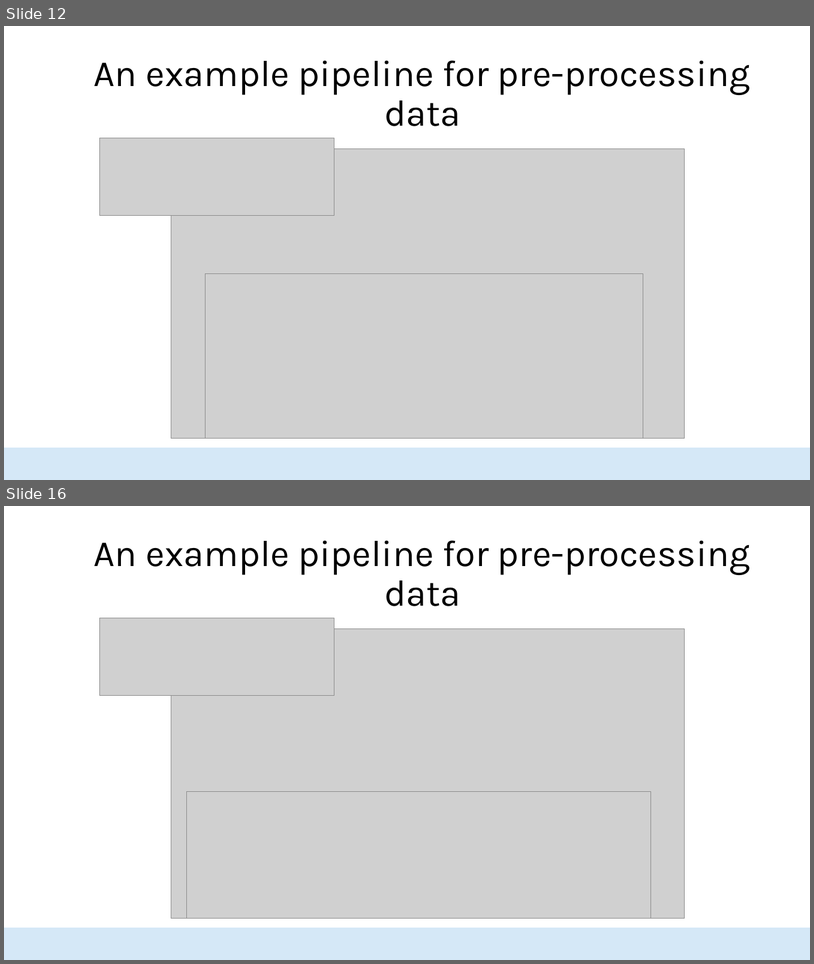
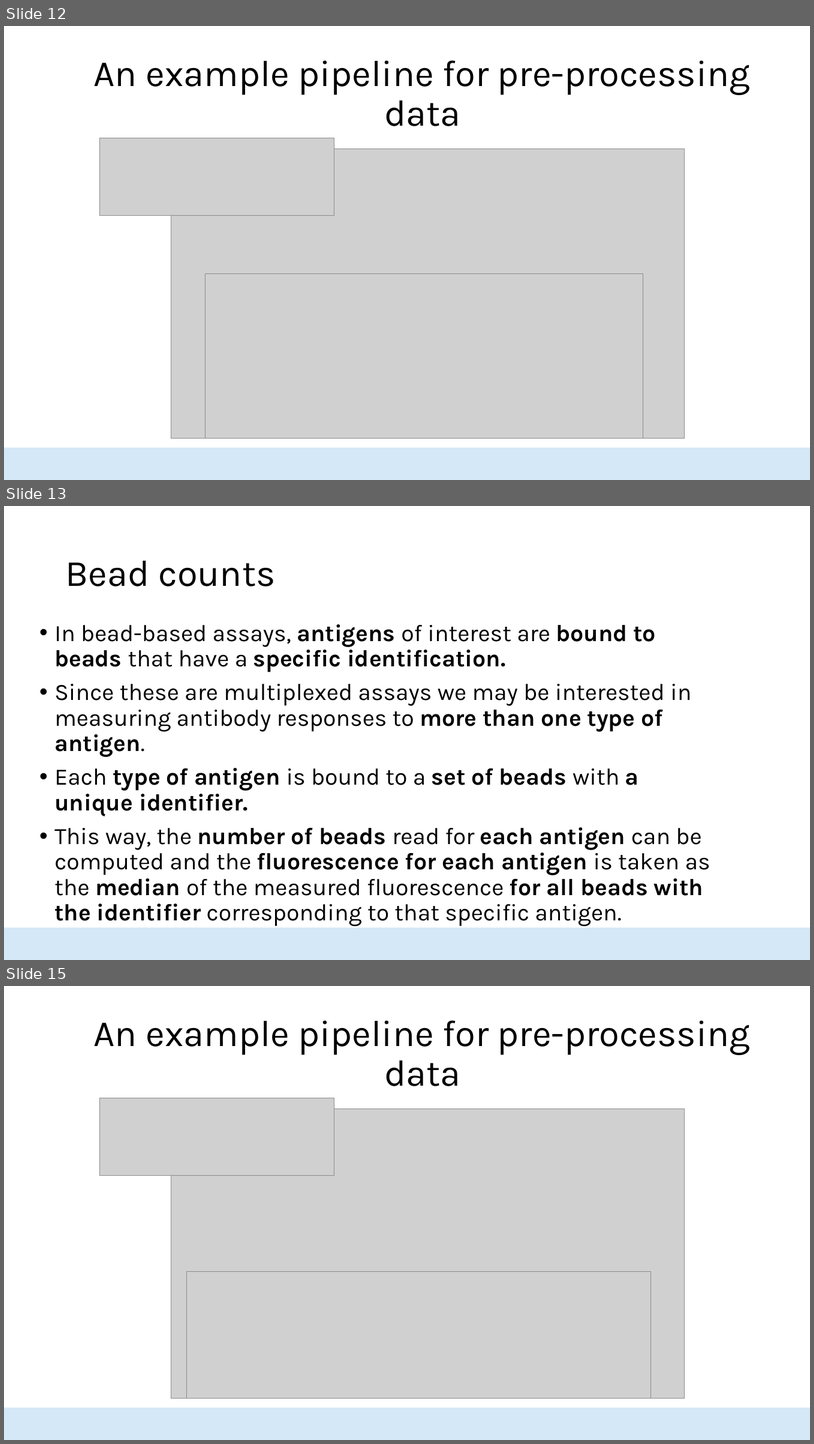
Before and after one commit to HopkinsIDD/seroanalytics_workshop, a slide deck: Lecture 2/Lecture 2 draft V2.pptx. Shown one above the other, each under a label of ours: slides 12 and 16 before the commit, slides 12, 13 and 15 after it; the slides between them are not shown. The pictures are 814x964 and 814x1444 pixels, drawn with LibreOffice and Linux fonts; fonts in the diff are those of the drawing; grey boxes stand for pictures; background and template pictures are left out. Boxes give left, top, right and bottom in pixels: in the first picture for what was removed or moved away, otherwise in the second. Text is boxed around its words. In the diff, an @@ line names an element or a change of style, - is before the commit and + after.

```diff
--- a/Lecture 2/Lecture 2 draft V2.pptx
+++ b/Lecture 2/Lecture 2 draft V2.pptx
@@ slide 13 added at bbox=[4, 506, 810, 960], background #FFFFFF; not listed: 1 template element that a slide beside it also shows @@
@@ title added at bbox=[65, 561, 275, 586], 44 pt, text #000000 @@
+Bead counts
@@ text added at bbox=[54, 624, 711, 895], 28 pt, text #000000 @@
+• In bead-based assays, antigens of interest are bound to beads that have a specific identification.
+• Since these are multiplexed assays we may be interested in measuring antibody responses to more than one type of antigen.
+• Each type of antigen is bound to a set of beads with a unique identifier.
+• This way, the number of beads read for each antigen can be computed and the fluorescence for each antigen is taken as the median of the measured fluorescence for all beads with the identifier corresponding to that specific antigen.
@@ what was slide 16 is now slide 15 @@
```
Also in this commit, not shown: 12 slides changed, 8 other slides added, 17 slides removed.
